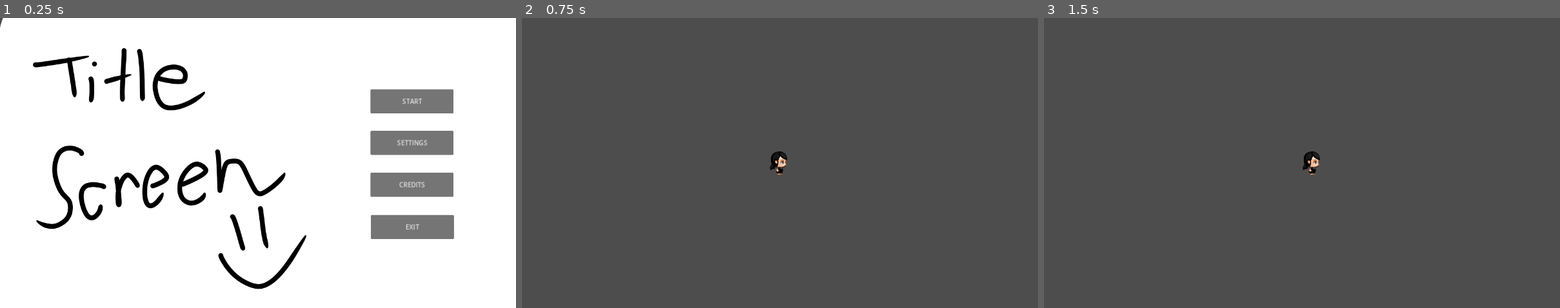
Above: before the commit, frames 1-3 (left to right).
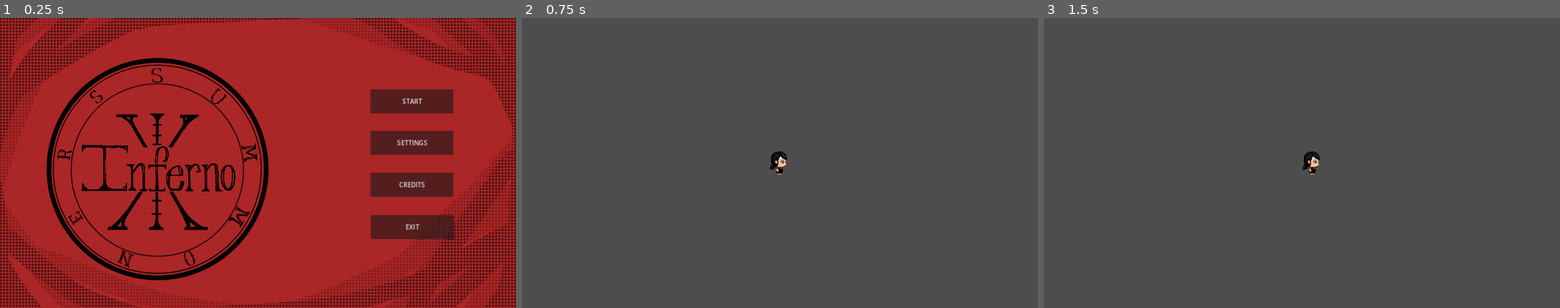
Above: after the commit, the same moments.

Repository: gracexuwt/gdc_jam
Game: Godot game, scene res://scenes/menus/title_screen.tscn
Two runs of this game, one before a commit and one after it. Both use one fixed random seed, a clock stepped at 60 frames per second and the inputs below.
Inputs:
- Up to frame 1 (0.25 s): no input
- Up to frame 2 (0.75 s): click "START" at 0.5 s
- Up to frame 3 (1.5 s): tap Enter at 1.25 s; hold D (right) from 1.28 s (still down)

The runs differ from the first frame. In frame 1, 100% of the frame differs, in the area x 0-100%, y 0-100%; in frame 2, nothing differs; in frame 3, nothing differs.

Commit message:
Added title

Diff:
--- a/scenes/menus/title_screen.tscn
+++ b/scenes/menus/title_screen.tscn
@@ -1,7 +1,7 @@
 [gd_scene load_steps=3 format=3 uid="uid://c5lvmqynn4lye"]
 
 [ext_resource type="Script" path="res://scripts/menus/title_screen.gd" id="1_dwhtl"]
-[ext_resource type="Texture2D" uid="uid://d3rw6o5d4ue8q" path="res://assets/art/title_screen.png" id="2_b3ank"]
+[ext_resource type="Texture2D" uid="uid://bqarjcaaq0587" path="res://assets/art/title/Title art summoners inferno.png" id="2_4xlmt"]
 
 [node name="TitleScreen" type="Control"]
 layout_mode = 3
@@ -16,7 +16,7 @@
 layout_mode = 0
 offset_right = 1285.0
 offset_bottom = 724.0
-texture = ExtResource("2_b3ank")
+texture = ExtResource("2_4xlmt")
 
 [node name="Start_button" type="Button" parent="."]
 layout_mode = 0
Binary file changed: assets/art/title/Inferno exit.png
Binary file changed: assets/art/title/Inferno start.png
